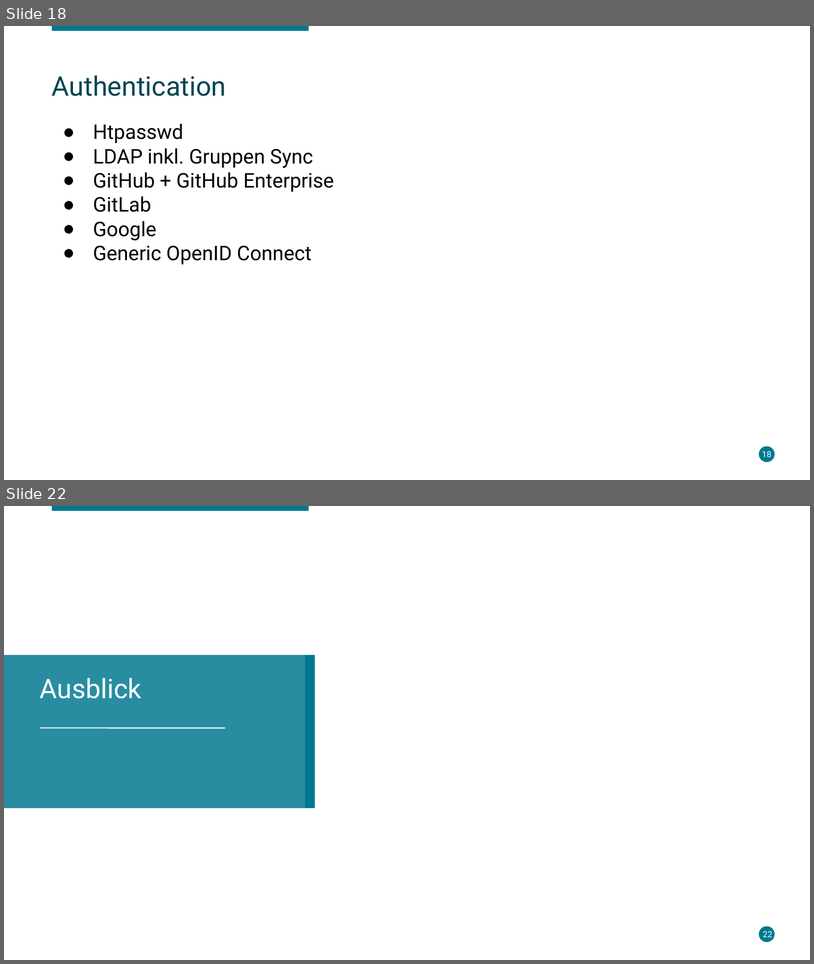
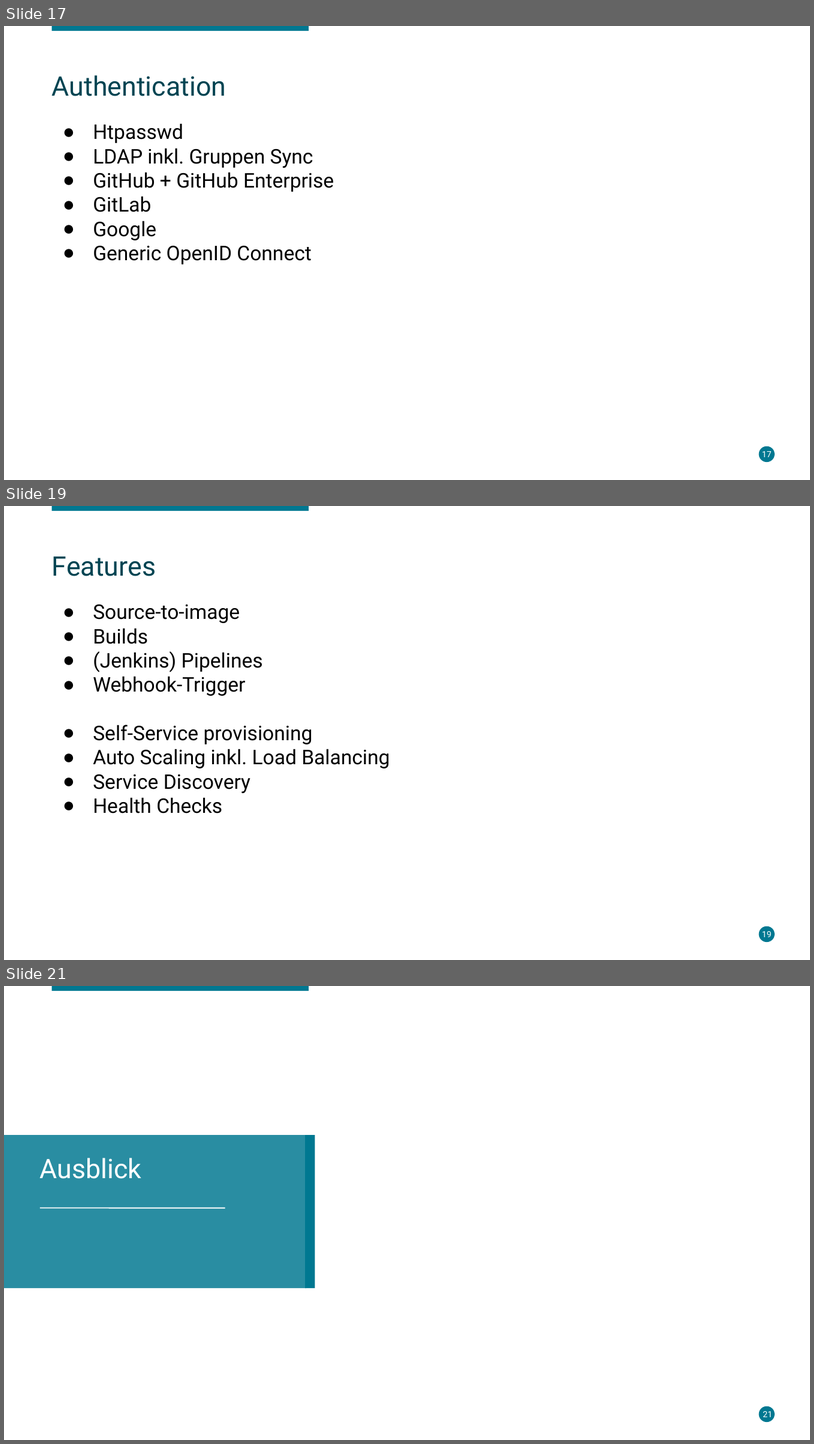
Before and after one commit to lukeelten/openshift-slac, a slide deck: Enterprise Container Management.odp. Shown one above the other, each under a label of ours: slides 18 and 22 before the commit, slides 17, 19 and 21 after it; the slides between them are not shown. The pictures are 814x964 and 814x1444 pixels, drawn with LibreOffice and Linux fonts; fonts in the diff are those of the drawing; background and template pictures are left out. Boxes give left, top, right and bottom in pixels: in the first picture for what was removed or moved away, otherwise in the second. Text is boxed around its words. In the diff, an @@ line names an element or a change of style, - is before the commit and + after.

Commit message:
Updated presentation

```diff
--- a/Enterprise Container Management.odp
+++ b/Enterprise Container Management.odp
@@ slide 19 added at bbox=[4, 506, 810, 960], background #FFFFFF; not listed: 2 template elements that a slide beside it also shows @@
@@ title added at bbox=[52, 556, 156, 576], 24 pt, text #004452 @@
+Features
@@ text added at bbox=[93, 604, 390, 813], 18 pt, text #000000 @@
+● Source-to-image
+● Builds
+● (Jenkins) Pipelines
+● Webhook-Trigger
+● Self-Service provisioning
+● Auto Scaling inkl. Load Balancing
+● Service Discovery
+● Health Checks
@@ page number added at bbox=[762, 931, 772, 937], 7.5 pt, text #FFFFFF @@
+19
@@ what was slide 18 is now slide 17 @@
@@ page number at bbox=[762, 451, 772, 457]: text changed @@
-18
+17
@@ what was slide 22 is now slide 21 @@
@@ page number at bbox=[763, 1411, 773, 1417]: text changed @@
-22
+21
```
Also in this commit, not shown: 1 slide changed, 2 other slides added, 4 slides removed.
